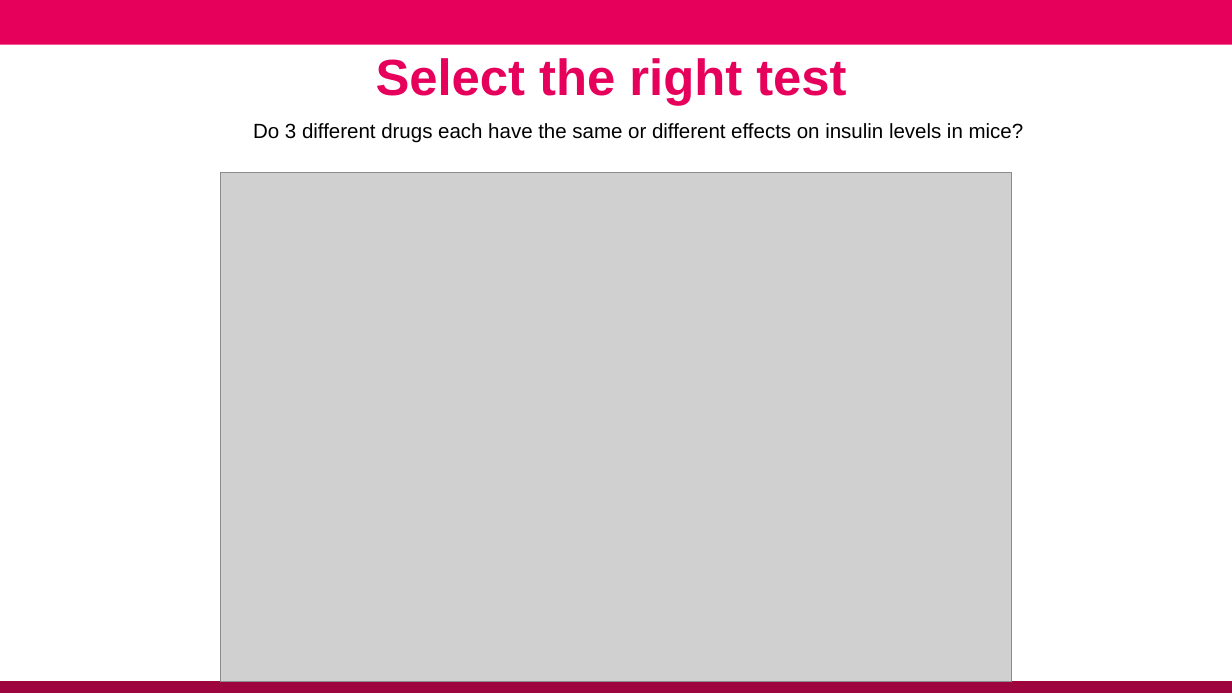
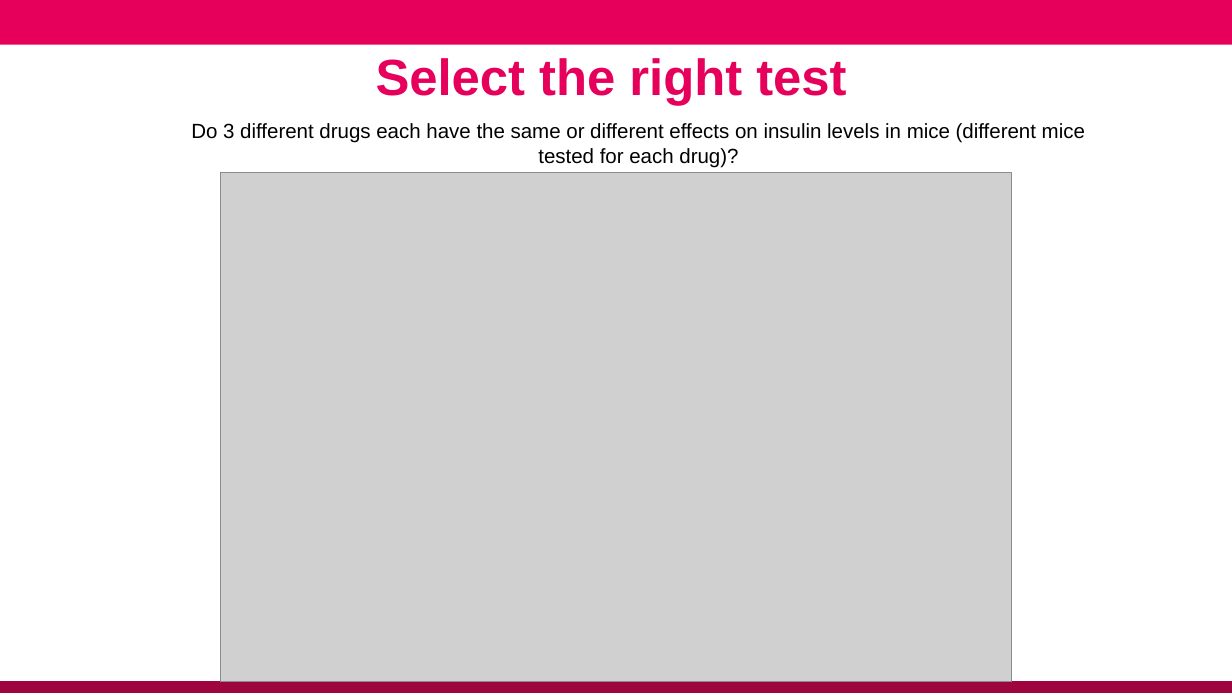
Before and after one commit to conmeehan/conmeehan.github.io, a slide deck: slide 43 of PathogenDataCourse/SlideSets/Statistics.pptx. Drawn at 1232x693 pixels with LibreOffice and Linux fonts; fonts in the diff are those of the drawing; grey boxes stand for pictures; background and template pictures are left out. Boxes give left, top, right and bottom in pixels: in the first picture for what was removed or moved away, otherwise in the second. Text is boxed around its words. In the diff, an @@ line names an element or a change of style, - is before the commit and + after.

```diff
--- a/PathogenDataCourse/SlideSets/Statistics.pptx
+++ b/PathogenDataCourse/SlideSets/Statistics.pptx
@@ text at bbox=[191, 123, 1085, 168]: text changed @@
-Do 3 different drugs each have the same or different effects on insulin levels in mice?
+Do 3 different drugs each have the same or different effects on insulin levels in mice (different mice tested for each drug)?
```
Also in this commit, not shown: 2 other slides changed, 8 other files.
